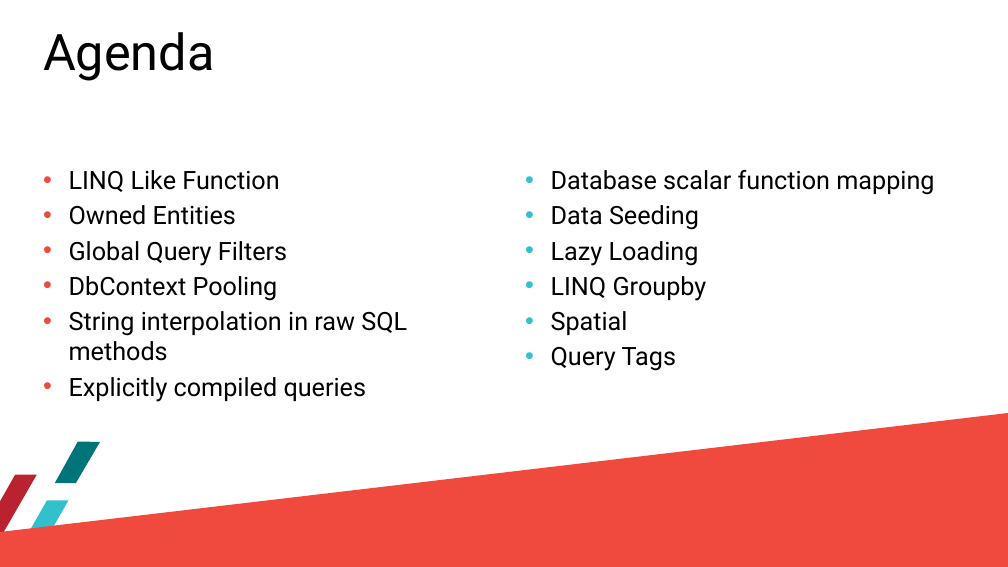
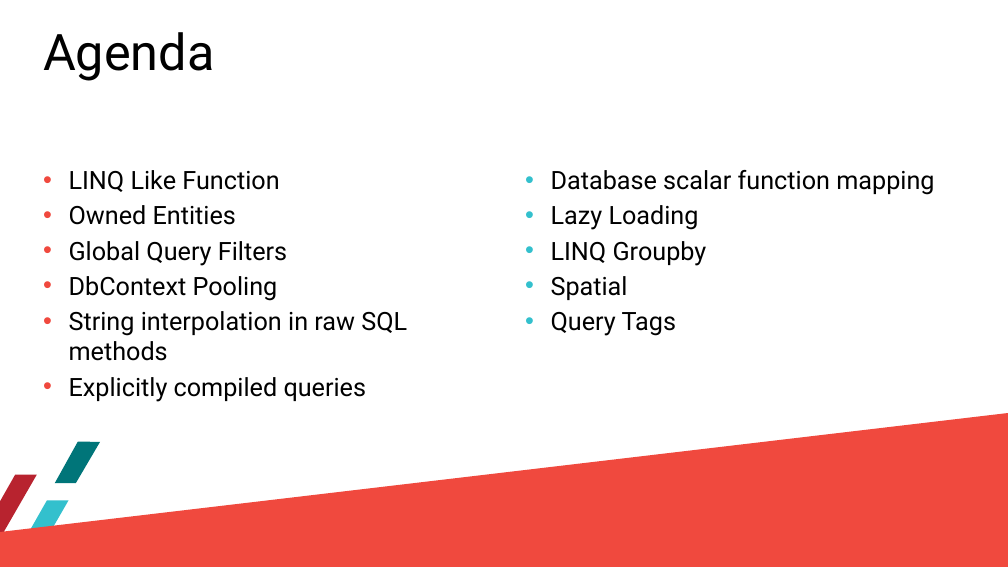
Before and after one commit to cwoodruff/EFCore21Demos, a slide deck: slide 3 of What’s new in Entity Framework Core 2.2.pptx. Drawn at 1008x567 pixels with LibreOffice and Linux fonts; fonts in the diff are those of the drawing. Boxes give left, top, right and bottom in pixels: in the first picture for what was removed or moved away, otherwise in the second. Text is boxed around its words. In the diff, an @@ line names an element or a change of style, - is before the commit and + after.

```diff
--- a/What’s new in Entity Framework Core 2.2.pptx
+++ b/What’s new in Entity Framework Core 2.2.pptx
@@ text at (551,205,699,230): paragraph removed @@
-• Data Seeding
```
Also in this commit, not shown: 8 slides removed.
